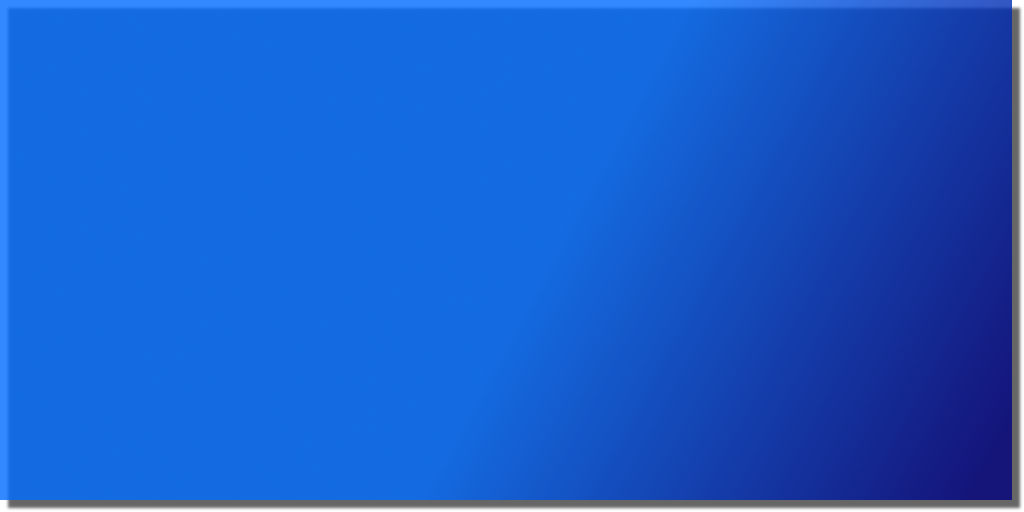
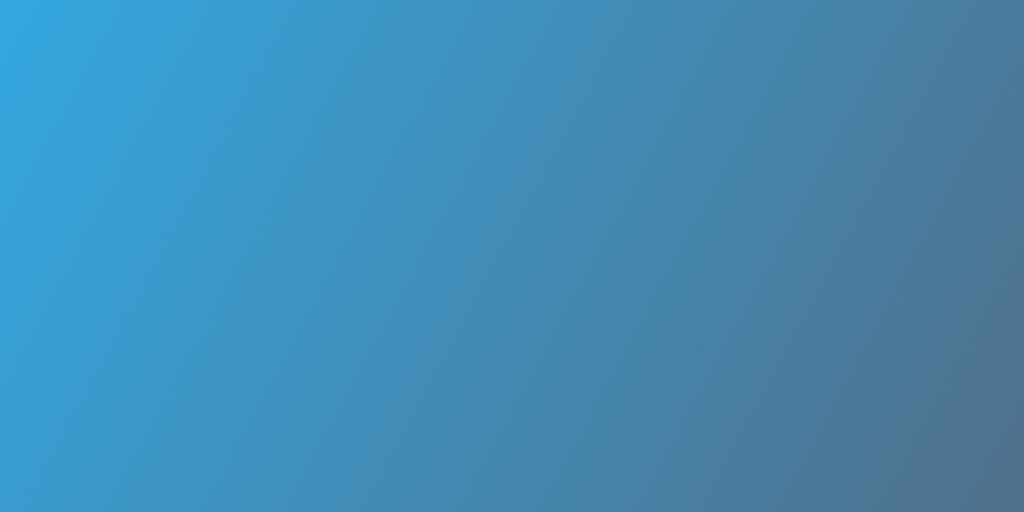
Revision of a layered 1024 x 512 image; what changed, layer by layer:
hid "图层 #1", painted on it over [0, 0, 1012, 500]
hid "Drop Shadow" over [4, 4, 1024, 512]
added layer "图层副本" (80%) above "图层" over [0, 0, 1024, 512]
